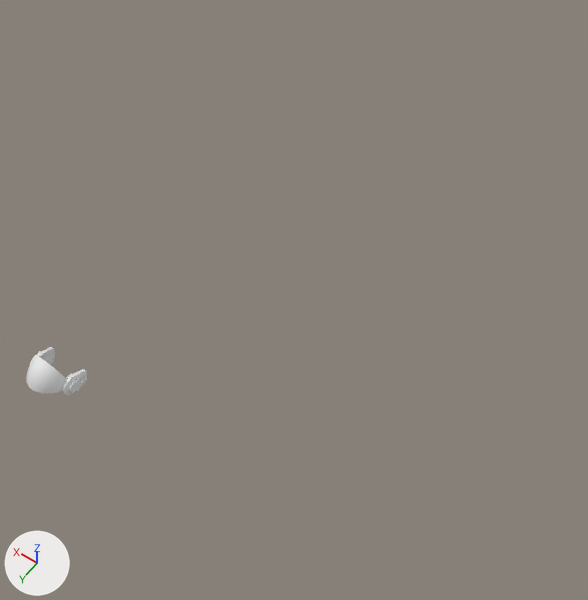
The Blender file Openhypt/OpenhyptProject/Assets/Characters/Helmets.blend: old version first, new version second.
One viewpoint serves both versions: a camera (50 mm lens) standing at (-3.67, 1.14, 7.33) and looking at (-1.33, -2.14, 2.18). Every picture has the same lights, and +X, +Y and +Z are marked at lower left.
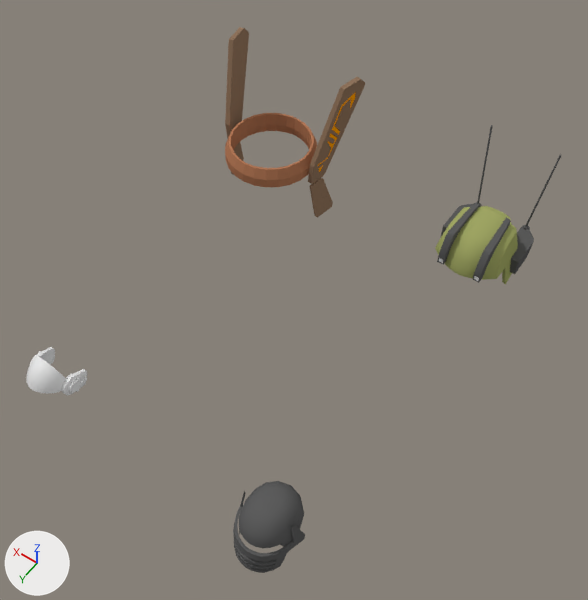
Location of each change, (x1, y1, x2, y2) in pixels of the pictures (588 x 600 px):
'AcrityrdianHeadgear', shown (brown): after (225, 27, 365, 218)
'PirizukaHelmet', shown: after (435, 125, 561, 284)
'RuchalusHelmet', shown: after (233, 481, 305, 573)

Patch to the scene script:
```diff
--- a/Openhypt/OpenhyptProject/Assets/Characters/Helmets.blend.py
+++ b/Openhypt/OpenhyptProject/Assets/Characters/Helmets.blend.py
@@ ob_ruchalushelmet @@
 _m = ob_ruchalushelmet.modifiers.new('Mirror', 'MIRROR')
 _m.use_clip = True
-ob_ruchalushelmet.hide_viewport = True
@@ ob_acrityrdianheadgear @@
 _m = ob_acrityrdianheadgear.modifiers.new('Mirror', 'MIRROR')
 _m.use_clip = True
-ob_acrityrdianheadgear.hide_viewport = True
@@ ob_pirizukahelmet @@
 _m = ob_pirizukahelmet.modifiers.new('Mirror', 'MIRROR')
 _m.use_clip = True
-ob_pirizukahelmet.hide_viewport = True
```
